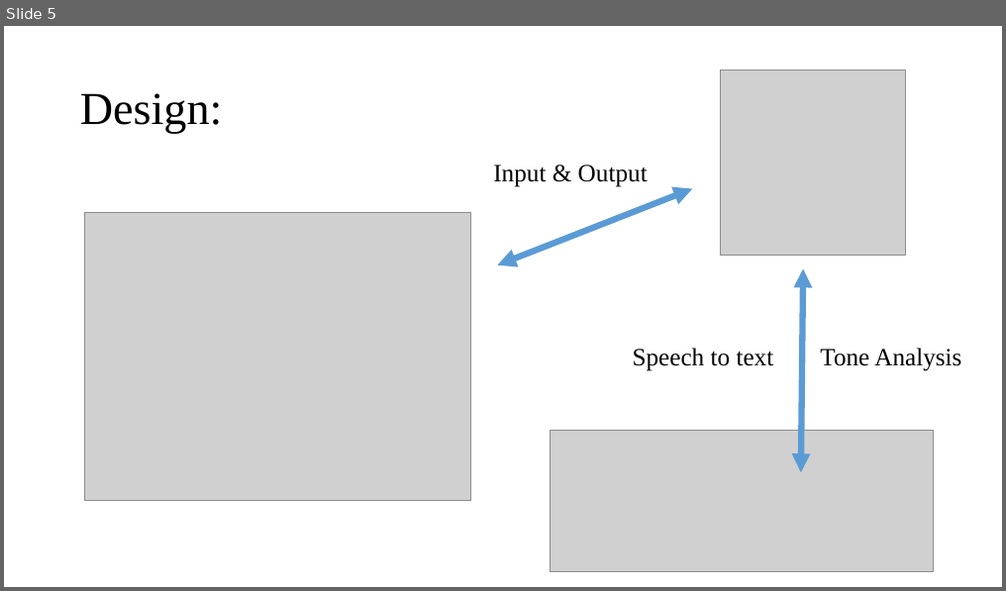
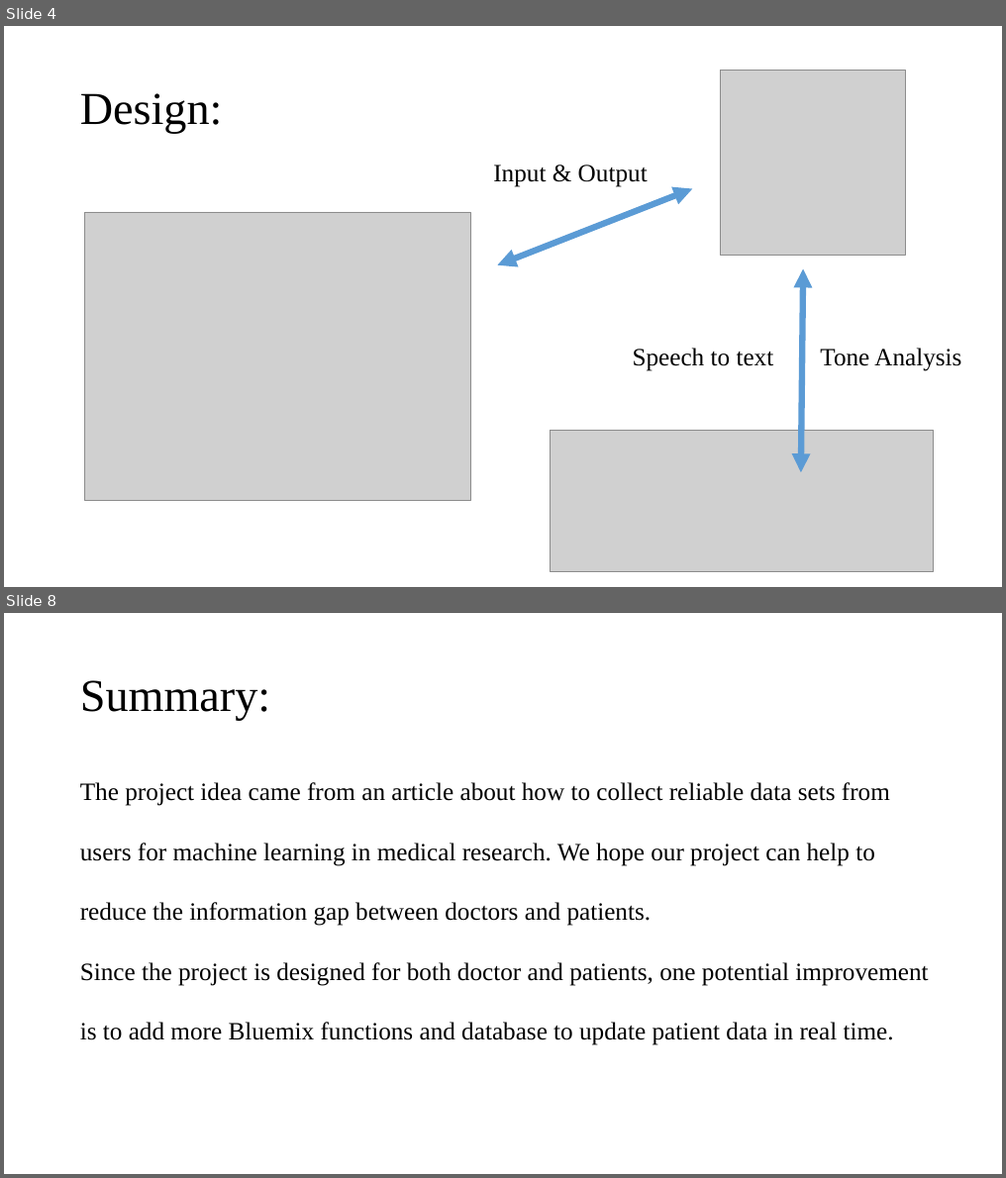
Before and after one commit to wilsonandusa/DoctorWat, a slide deck: Presentation.pptx. Shown one above the other, each under a label of ours: slide 5 before the commit, slides 4 and 8 after it; the slides between them are not shown. The pictures are 1006x591 and 1006x1178 pixels, drawn with LibreOffice and Linux fonts; fonts in the diff are those of the drawing; grey boxes stand for pictures. Boxes give left, top, right and bottom in pixels: in the first picture for what was removed or moved away, otherwise in the second. Text is boxed around its words. In the diff, an @@ line names an element or a change of style, - is before the commit and + after.

```diff
--- a/Presentation.pptx
+++ b/Presentation.pptx
@@ slide 8 added at box(4, 613, 1002, 1174), background #FFFFFF @@
@@ title added at box(80, 680, 270, 721), 44 pt, text #000000 @@
+Summary:
@@ text added at box(80, 782, 928, 1046), 24 pt, text #000000 @@
+The project idea came from an article about how to collect reliable data sets from users for machine learning in medical research. We hope our project can help to reduce the information gap between doctors and patients.
+Since the project is designed for both doctor and patients, one potential improvement is to add more Bluemix functions and database to update patient data in real time.
@@ what was slide 5 is now slide 4 @@
```
Also in this commit, not shown: 3 slides changed, 3 other slides added, 1 slide removed, 1 other file.
